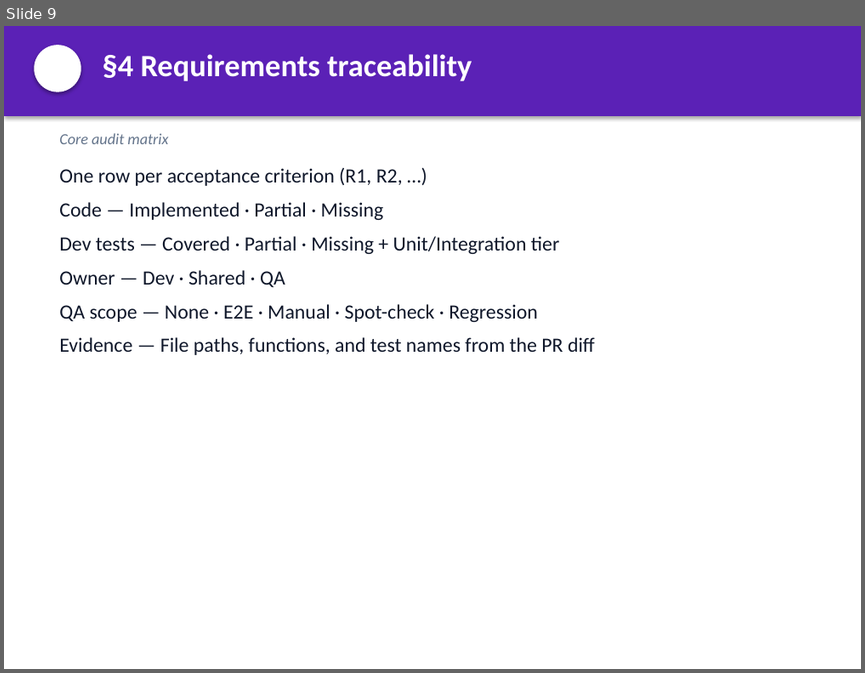
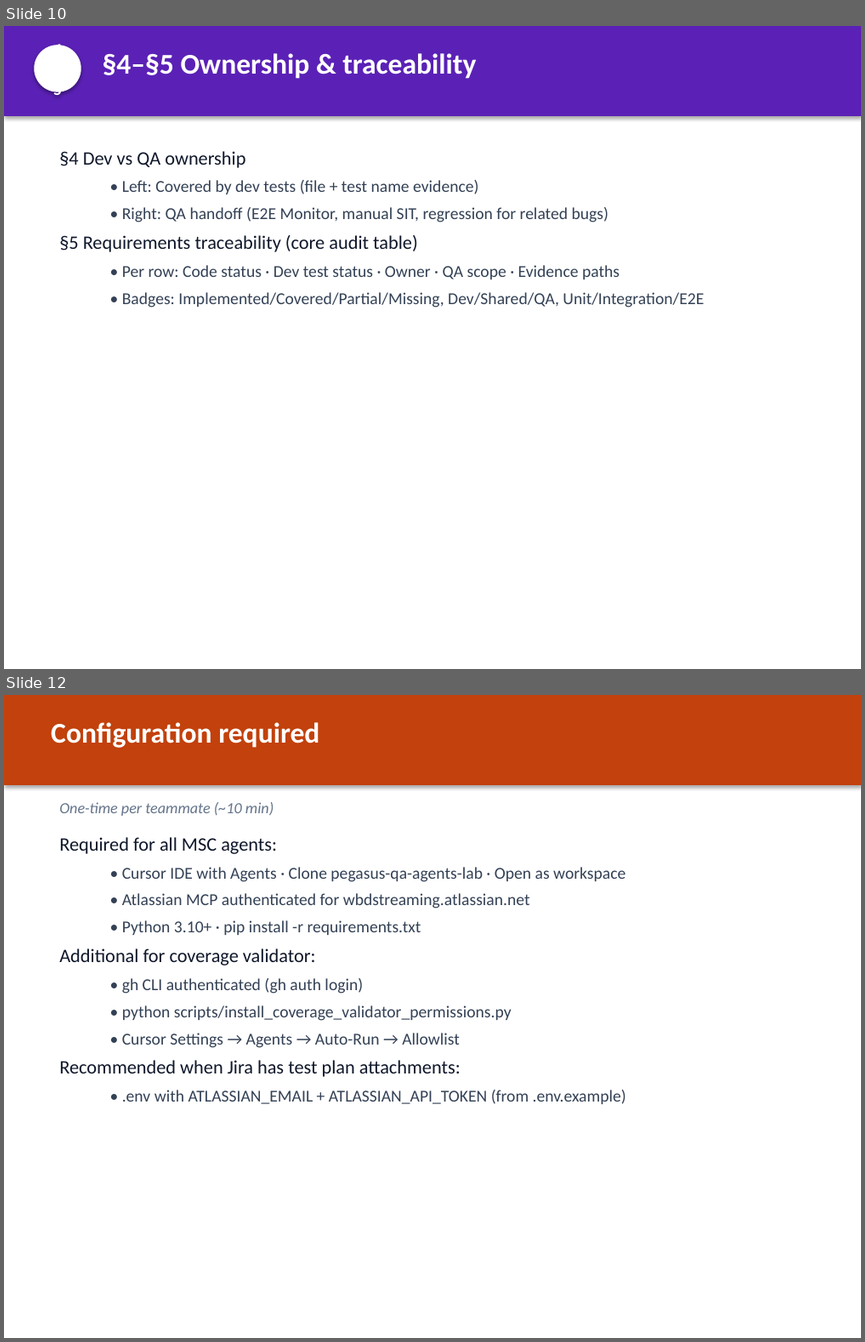
Before and after one commit to mgunjal11/pegasus-qa-agents-lab-copy, a slide deck: docs/MSC-Code-Coverage-Validator-Guide.pptx. Shown one above the other, each under a label of ours: slide 9 before the commit, slides 10 and 12 after it; the slides between them are not shown. The pictures are 865x673 and 865x1342 pixels, drawn with LibreOffice and Linux fonts; fonts in the diff are those of the drawing. Boxes give left, top, right and bottom in pixels: in the first picture for what was removed or moved away, otherwise in the second. Text is boxed around its words. In the diff, an @@ line names an element or a change of style, - is before the commit and + after.

```diff
--- a/docs/MSC-Code-Coverage-Validator-Guide.pptx
+++ b/docs/MSC-Code-Coverage-Validator-Guide.pptx
@@ slide 12 added at box(4, 695, 861, 1338), background #FFFFFF @@
@@ rectangle added at box(4, 695, 861, 785), fill #C2410C @@
@@ text added at box(51, 722, 319, 748), 24 pt, text #FFFFFF, bold @@
+Configuration required
@@ text added at box(59, 802, 273, 816), 13 pt, text #64748B, italic @@
+One-time per teammate (~10 min)
@@ text added at box(59, 837, 626, 1104), 14 pt, text #334155 @@
+Required for all MSC agents:
+  • Cursor IDE with Agents · Clone pegasus-qa-agents-lab · Open as workspace
+  • Atlassian MCP authenticated for wbdstreaming.atlassian.net
+  • Python 3.10+ · pip install -r requirements.txt
+Additional for coverage validator:
+  • gh CLI authenticated (gh auth login)
+  • python scripts/install_coverage_validator_permissions.py
+  • Cursor Settings → Agents → Auto-Run → Allowlist
+Recommended when Jira has test plan attachments:
+  • .env with ATLASSIAN_EMAIL + ATLASSIAN_API_TOKEN (from .env.example)
@@ what was slide 9 is now slide 10 @@
@@ slide 10 changed as well @@
@@ text in ellipse at box(53, 41, 62, 100): text added @@
+4–5
@@ text at box(103, 53, 476, 79): text changed; size 26 to 24 pt @@
-§4 Requirements traceability
+§4–§5 Ownership & traceability
@@ text at box(59, 151, 704, 307): text changed; size 17 to 14 pt; text colour #0F172A to #334155 @@
-One row per acceptance criterion (R1, R2, …)
-Code — Implemented · Partial · Missing
-Dev tests — Covered · Partial · Missing + Unit/Integration tier
-Owner — Dev · Shared · QA
-QA scope — None · E2E · Manual · Spot-check · Regression
-Evidence — File paths, functions, and test names from the PR diff
+§4 Dev vs QA ownership
+  • Left: Covered by dev tests (file + test name evidence)
+  • Right: QA handoff (E2E Monitor, manual SIT, regression for related bugs)
+§5 Requirements traceability (core audit table)
+  • Per row: Code status · Dev test status · Owner · QA scope · Evidence paths
+  • Badges: Implemented/Covered/Partial/Missing, Dev/Shared/QA, Unit/Integration/E2E
@@ text removed at box(59, 133, 168, 144) @@
-Core audit matrix
```
Also in this commit, not shown: 6 other slides changed, 8 other slides added, 5 slides removed, 2 other files.
